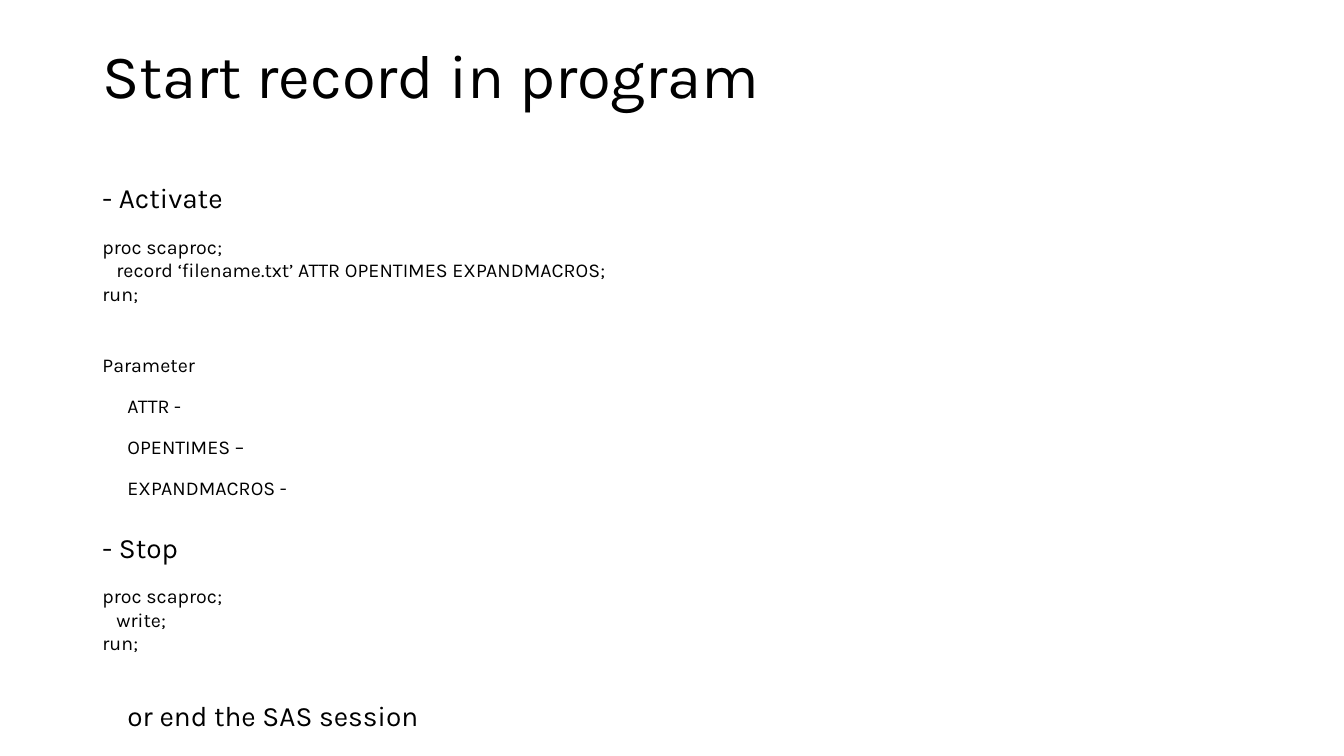
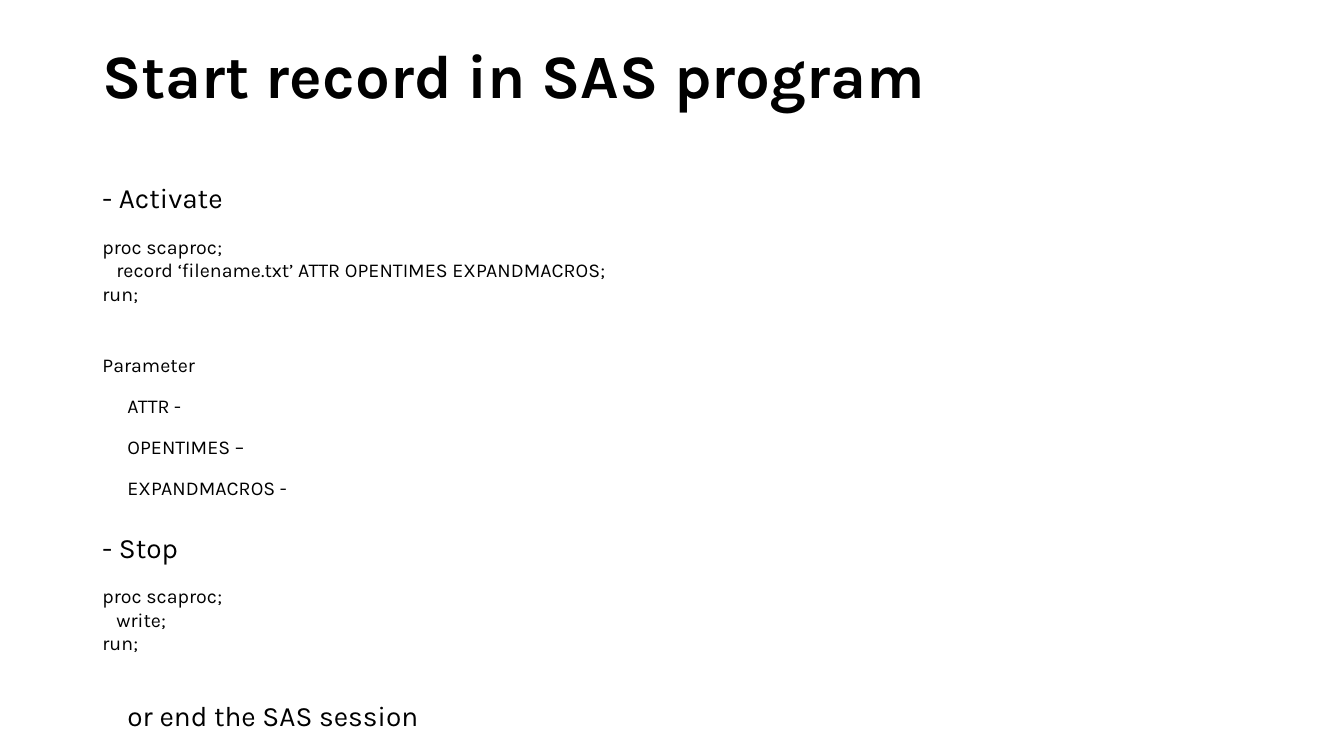
Before and after one commit to FSchwertfeger/Scaproc, a slide deck: slide 6 of proc scaproc.ppt (slide 7 before the commit). Drawn at 1344x756 pixels with LibreOffice and Linux fonts; fonts in the diff are those of the drawing. Boxes give left, top, right and bottom in pixels: in the first picture for what was removed or moved away, otherwise in the second. Text is boxed around its words. In the diff, an @@ line names an element or a change of style, - is before the commit and + after.

```diff
--- a/proc scaproc.ppt
+++ b/proc scaproc.ppt
@@ title at (x1=102, y1=54, x2=925, y2=113): text changed; bold on @@
-Start record in program
+Start record in SAS program
```
Also in this commit, not shown: 2 other slides changed, 8 slides added, 9 slides removed.
